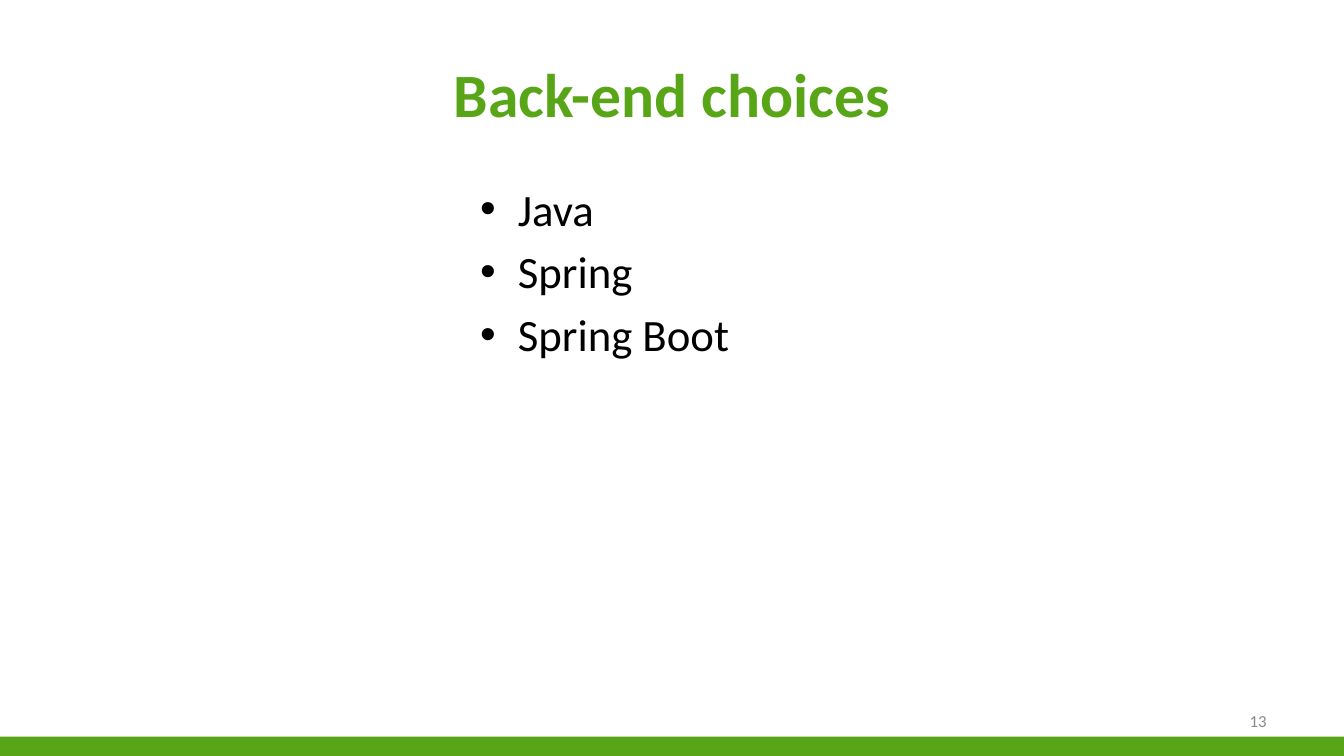
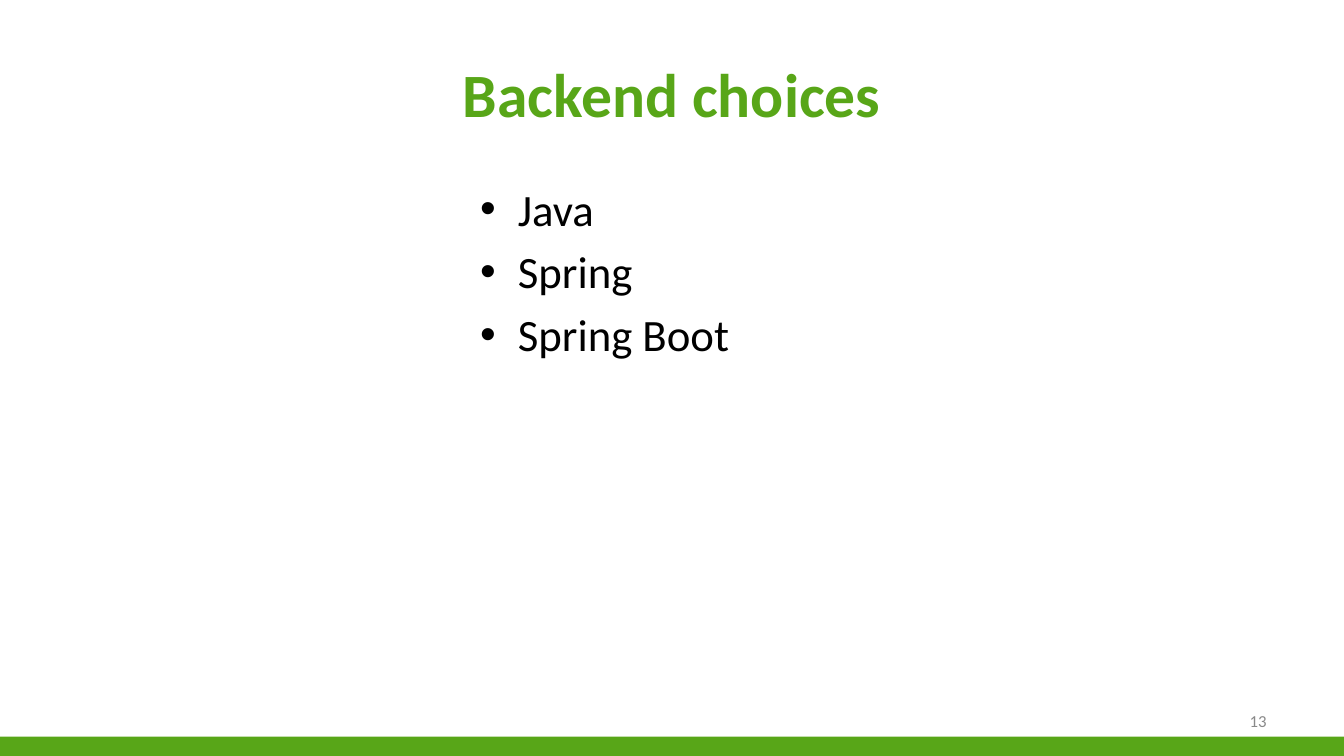
Before and after one commit to niekvandael/iTalent, a slide deck: slide 13 of italent/documents/Presentatie/Presentatie.pptx. Drawn at 1344x756 pixels with LibreOffice and Linux fonts; fonts in the diff are those of the drawing; background and template pictures are left out. Boxes give left, top, right and bottom in pixels: in the first picture for what was removed or moved away, otherwise in the second. Text is boxed around its words. In the diff, an @@ line names an element or a change of style, - is before the commit and + after.

```diff
--- a/italent/documents/Presentatie/Presentatie.pptx
+++ b/italent/documents/Presentatie/Presentatie.pptx
@@ title at [463,73,880,118]: text changed @@
-Back-end choices
+Backend choices
```
Also in this commit, not shown: 6 other slides changed, 2 slides added, 9 slides removed, 2 other files.
